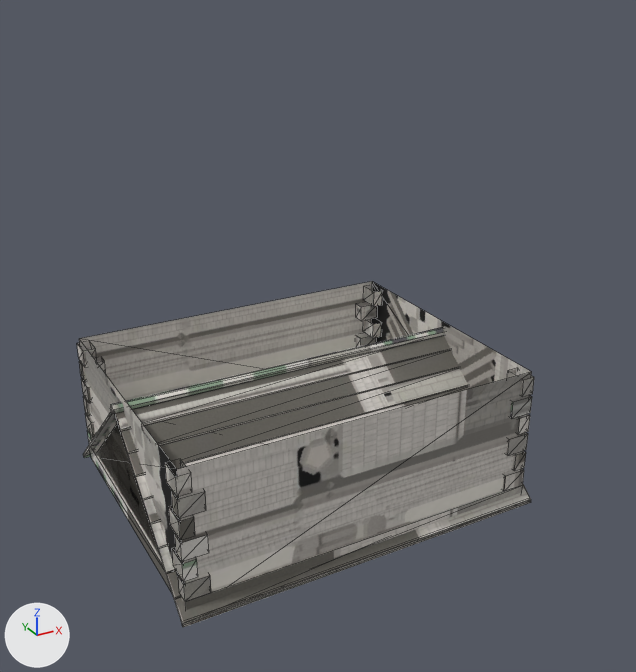
What one commit did to the glTF model models/sets/houses.glb.
Rendered twice from a camera (50 mm lens) standing at (-10.21, -19.83, 14.33) and looking at (0.28, -0.75, 4.79). The lights are fixed; the arrows at lower left show +X, +Y and +Z. The first picture is the older version. Mesh edges are drawn as thin lines. Vertices at exactly the same position are counted once.

The scene before the commit, as lines of its bpy script (objects in view):
```python
me_roof = bpy.data.meshes.new('roof')
me_roof.from_pydata(...)  # 110 vertices, 120 faces; spans x -5.27..5.27, y -4.28..4.28, z -0.06..3.78
me_roof.materials.append(mat_h)  # picture img_h
me_walls = bpy.data.meshes.new('walls')
me_walls.from_pydata(...)  # 204 vertices, 210 faces; spans x -5.06..5.06, y -4.06..4.06, z 0.0..4.0
me_walls.materials.append(mat_h)  # picture img_h
ob_roof = bpy.data.objects.new('roof', me_roof)
ob_roof.location = (0.0, 0.0, 0.0)
ob_walls = bpy.data.objects.new('walls', me_walls)
ob_walls.location = (0.0, 0.0, 0.0)
```
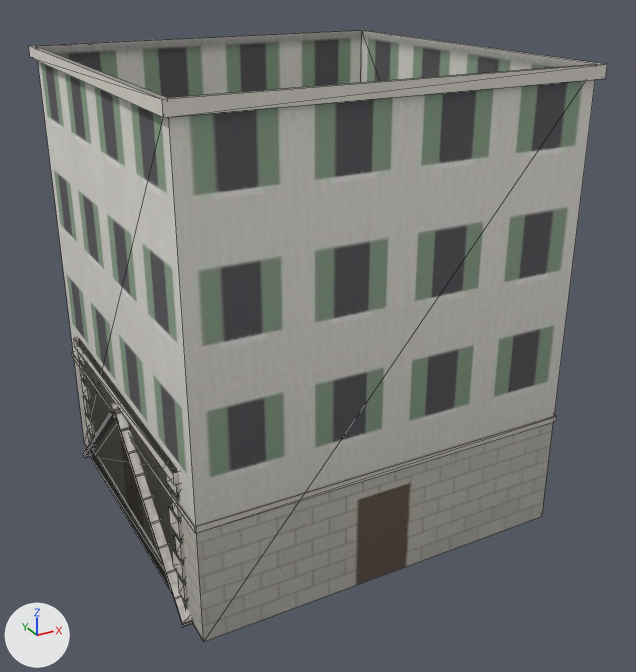
What differs and where, as boxes [x1, y1, x2, y2] in the pictures (636 x 672 px):
'vwalls', added
    after: [29, 30, 607, 641]
'roof_lo', added
    after: [121, 429, 192, 625]
'walls_lo', added
    after: [74, 337, 180, 485]
part 1 of me_roof, surface changed
    before: [83, 328, 531, 627]
    after: [83, 402, 193, 627]
part 2 of me_walls, surface changed
    before: [77, 281, 534, 610]
    after: [78, 341, 188, 609]

The edits, one by one:
me_roof has 110 vertices, 120 faces and spans x -5.27..5.27, y -4.28..4.28, z -0.06..3.78.
me_roof is used by ob_roof; location (0.0, 0.0, 0.0).
me_roof part 1: texture (UV) coordinates of 120 of 120 faces, centred in x -5.27..5.27, y -4.28..4.28, z -0.02..3.77, changed; they spanned u 0.0..0.96, v 0.0..0.96 and now span u 0.0..0.8, v 0.0..0.96.
me_walls has 204 vertices, 210 faces and spans x -5.06..5.06, y -4.06..4.06, z 0.0..4.0.
me_walls is used by ob_walls; location (0.0, 0.0, 0.0).
me_walls part 2: texture (UV) coordinates of 210 of 210 faces, centred in x -5.06..5.06, y -4.06..4.06, z 0.15..3.68, changed; they spanned u 0.0..0.87, v 0.0..1.0 and now span u 0.0..0.96, v 0.0..0.96.
Mesh me_walls_lo is new.
It has 24 vertices, 24 faces and spans x -5.12..5.12, y -4.12..4.12, z 0.0..4.0.
It uses material mat_h (picture img_h).
Mesh me_vwalls is new.
It has 24 vertices, 24 faces and spans x -5.15..5.15, y -5.15..5.15, z 0.0..12.0.
It uses material mat_h (picture img_h).
Mesh me_roof_lo is new.
It has 40 vertices, 42 faces and spans x -5.27..5.27, y -4.28..4.28, z -0.06..3.75.
It uses material mat_h (picture img_h).
Object 'walls_lo' (ob_walls_lo) is new; it shows me_walls_lo.
Its location is (0.0, 0.0, 0.0).
Object 'vwalls' (ob_vwalls) is new; it shows me_vwalls.
Its location is (0.0, 0.0, 0.0).
Object 'roof_lo' (ob_roof_lo) is new; it shows me_roof_lo.
Its location is (0.0, 0.0, 0.0).
